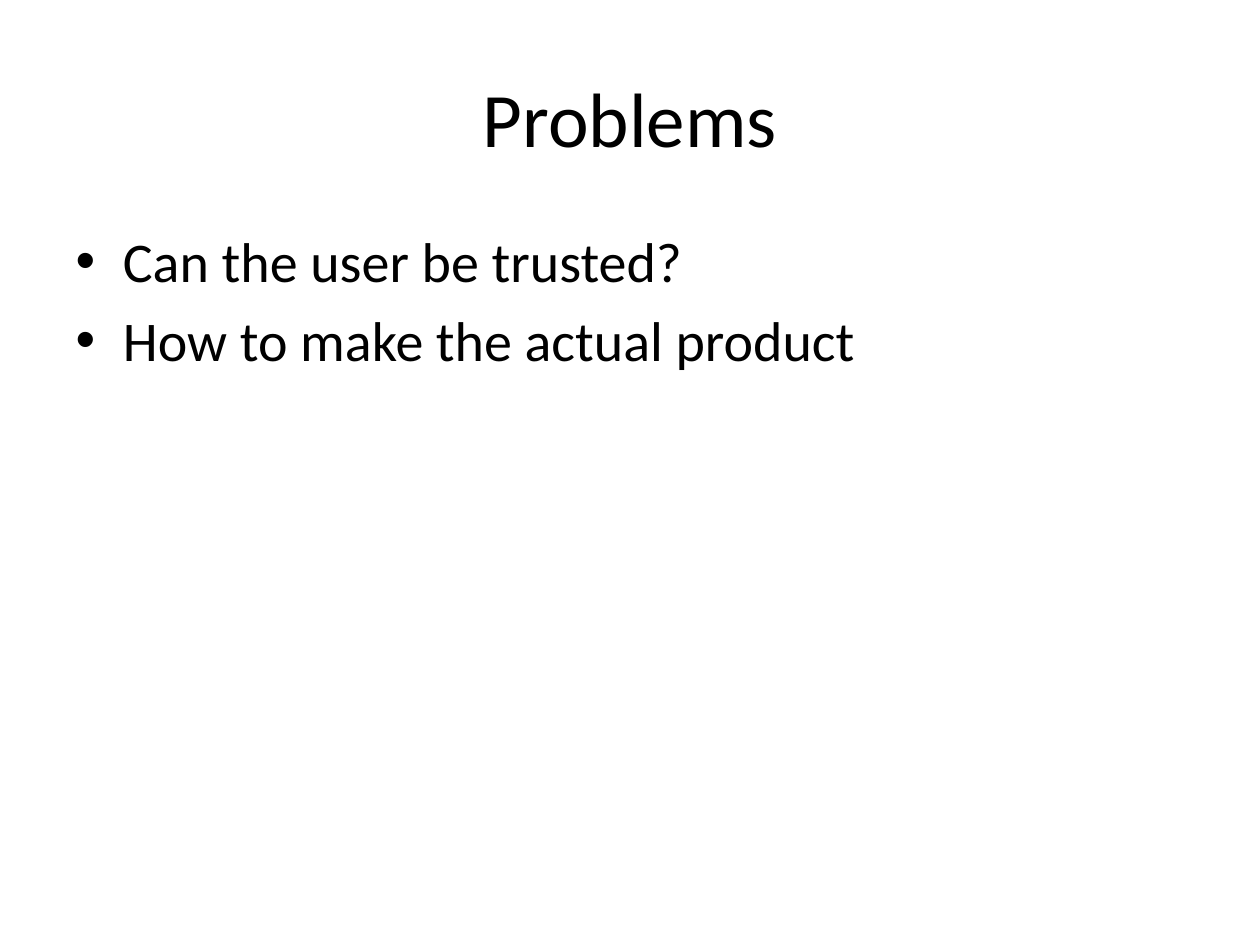
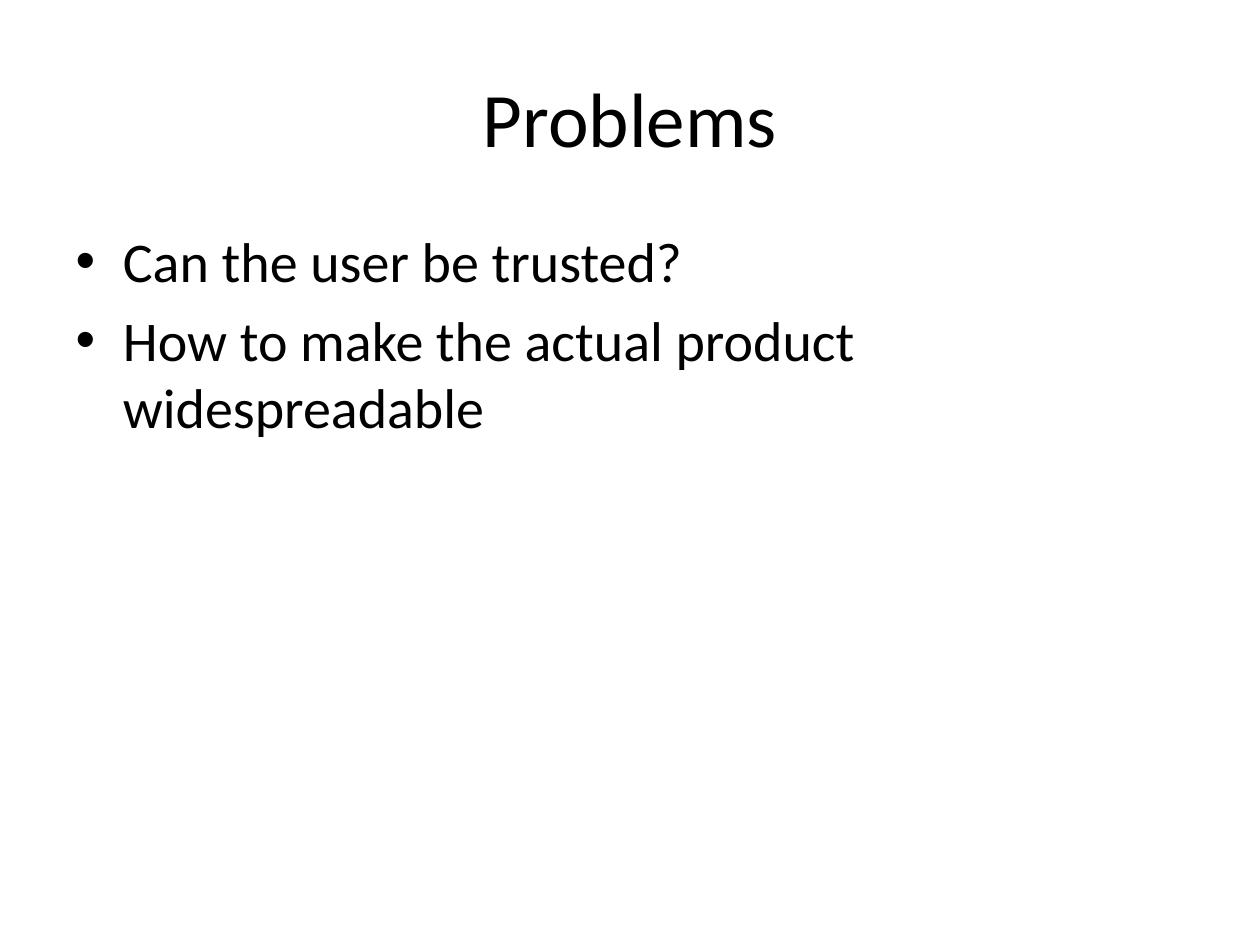
Before and after one commit to Monttinen/Android-ProductLister, a slide deck: slide 4 of doc/Presentation.pptx. Drawn at 1260x945 pixels with LibreOffice and Linux fonts; fonts in the diff are those of the drawing. Boxes give left, top, right and bottom in pixels: in the first picture for what was removed or moved away, otherwise in the second. Text is boxed around its words. In the diff, an @@ line names an element or a change of style, - is before the commit and + after.

```diff
--- a/doc/Presentation.pptx
+++ b/doc/Presentation.pptx
@@ text at bbox=[123, 322, 855, 437]: text changed @@
-• How to make the actual product
+• How to make the actual product widespreadable
```
Also in this commit, not shown: 2 other slides changed, 2 other files.
